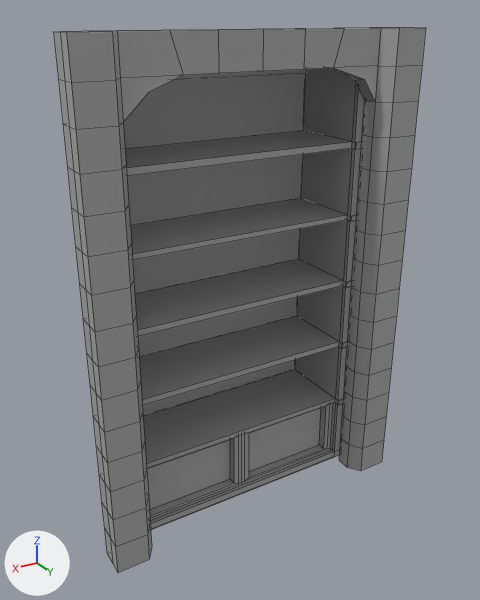
Renders of the FBX model CandificationV2/Assets/Meshes/bookshelf.fbx from each side of a commit.
The view is the same before and after, from a 50 mm camera at (0.0818, -0.0028, 0.0598) aimed at (0.0433, -0.067, 0.0277). Arrows for +X, +Y and +Z are at lower left; the lights stay in place. Mesh edges are drawn as thin lines. Where no turn or scale is listed for an object, it has been applied to the vertices.

Names of what the first picture shows: 'Bookshelf', 'Exterior1'.
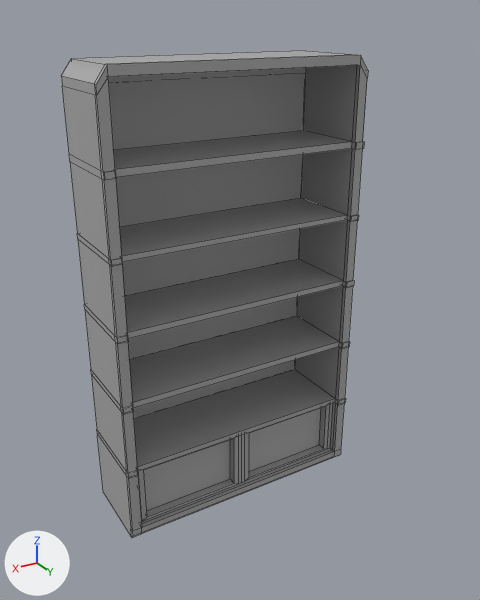
The change in detail:
Object 'Exterior1' (ob_exterior1) is deleted.

Boxes [x1, y1, x2, y2] around the edits, measured in the pictures (480 x 600 px):
'Exterior1', deleted: before [54, 27, 426, 572]
